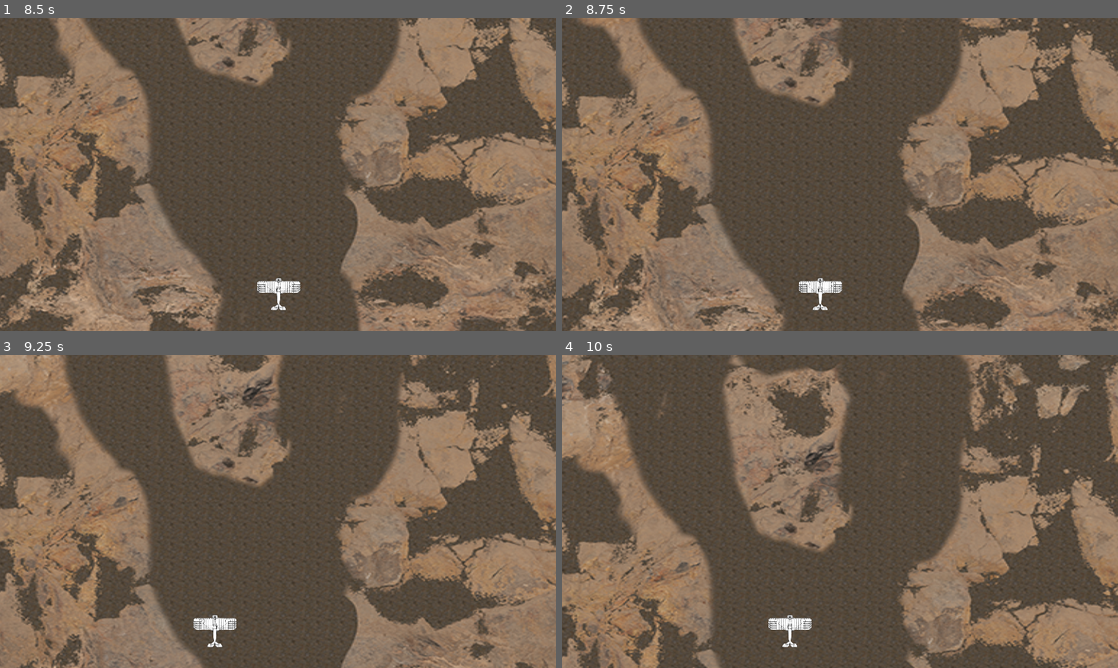
Above: before the commit, frames 1-4 (two rows, left to right).
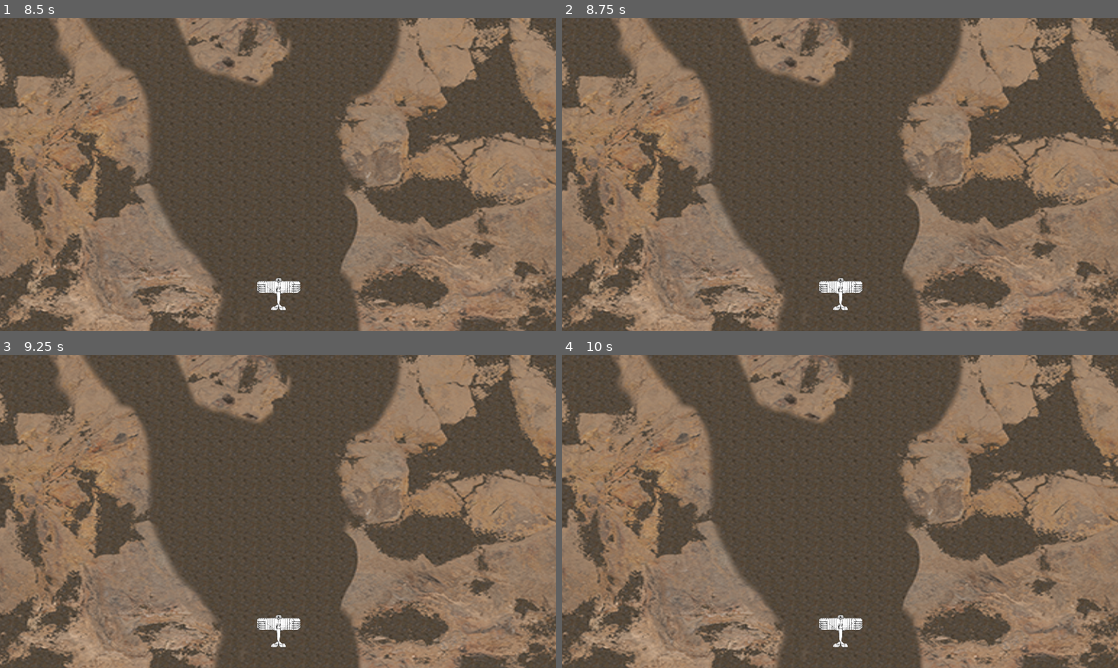
Above: after the commit, the same moments.

Repository: PawelKrywulko/TGW_G-8_Z1
Game: Godot game, scene res://scenes/GameManager.tscn
Two runs of this game, one before a commit and one after it. Both use one fixed random seed, a clock stepped at 60 frames per second and the inputs below.
Inputs:
- Up to frame 1 (8.5 s): hold Right (ui_right) 0.53-1.28 s; tap Space (ui_select) at 0.77, 1.52, 3.02, 3.77, 4.52, 6.02, 6.77, 7.52 s; hold Left (ui_left) 1.28-2.03 s; hold Right (ui_right) 2.03-3.53 s; hold Left (ui_left) 3.53-5.78 s; hold Right (ui_right) 5.78-8.03 s; tap Enter at 8 s; hold Left (ui_left) from 8.03 s (still down)
- Up to frame 2 (8.75 s): keep holding Left (ui_left)
- Up to frame 3 (9.25 s): keep holding Left (ui_left); tap Space (ui_select) at 9.02 s
- Up to frame 4 (10 s): release Left (ui_left) at 9.53 s; hold Right (ui_right) from 9.53 s (still down); tap Space (ui_select) at 9.77 s

Frame 1 is identical in both runs. In frame 2, 32% of the frame differs, in the area x 0-100%, y 0-100%; in frame 3, 47%; in frame 4, 51%.
Error after the commit: Error connecting to signal: no_more_lives during yield(). (res://scripts/GameManager.gd:45)

Commit message:
Change gamemanager

Diff:
--- a/River Raid/scenes/GameManager.tscn
+++ b/River Raid/scenes/GameManager.tscn
@@ -8,6 +8,7 @@
 script = ExtResource( 1 )
 prestart_speed = 300.0
 max_prestart_position_y = -500
+min_reset_position_y = 1600
 
 [node name="StartingPoint" type="Node2D" parent="."]
 position = Vector2( 960, 960 )
--- a/River Raid/scripts/GameManager.gd
+++ b/River Raid/scripts/GameManager.gd
@@ -1,39 +1,52 @@
 extends Node2D
+
+signal ready_to_go
 
 export var prestart_speed: float
 export var max_prestart_position_y: int
+export var min_reset_position_y: int
 var player: Node2D
 var starting_point : Vector2
 
 func _ready():
 	player = $Player
 	starting_point = $StartingPoint.position
+	connect("ready_to_go", player, "_on_ready_to_go")
 	yield(gameloop(), "completed")
 
 func gameloop():
-	print("gameloop")
-	yield(prestart(),"completed")
+	yield(start_game(),"completed")
+	yield(game_running(),"completed")
+	yield(gameover(),"completed")
 
-func prestart():
-	var nextframe: bool = false
+func start_game():
 	player.hide()
-	print("prestart")
 	while true:
-		player.position += Vector2(0,-1) * prestart_speed * get_process_delta_time()
+		auto_move()
 		yield(get_tree(),"idle_frame")
-		if player.position.y <= max_prestart_position_y && nextframe == false:
+		if player.position.y <= max_prestart_position_y:
 			#black screen animation fade and continue after finished
-			player.position.y = 1600
-			nextframe = true
-		if player.position.y <= starting_point.y && nextframe:
-			player.show()
-			yield(get_tree().create_timer(1.5),"timeout")
-			player.speed = 300
+			reset_game()
 			break
 
-func startgame():
-	pass
+func reset_game():
+	player.position.x = starting_point.x
+	player.position.y = min_reset_position_y
+
+	while true:
+		auto_move()
+		yield(get_tree(),"idle_frame")
+		if player.position.y <= starting_point.y:
+			player.show()
+			emit_signal("ready_to_go")
+			break
+
+func game_running():
+	yield(player, "no_more_lives")
+
 func gameover():
-	pass
-func resetgame():
-	pass
+	yield(get_tree(),"idle_frame")
+	gameloop()
+
+func auto_move():
+	player.position += Vector2(0,-1) * prestart_speed * get_process_delta_time()
